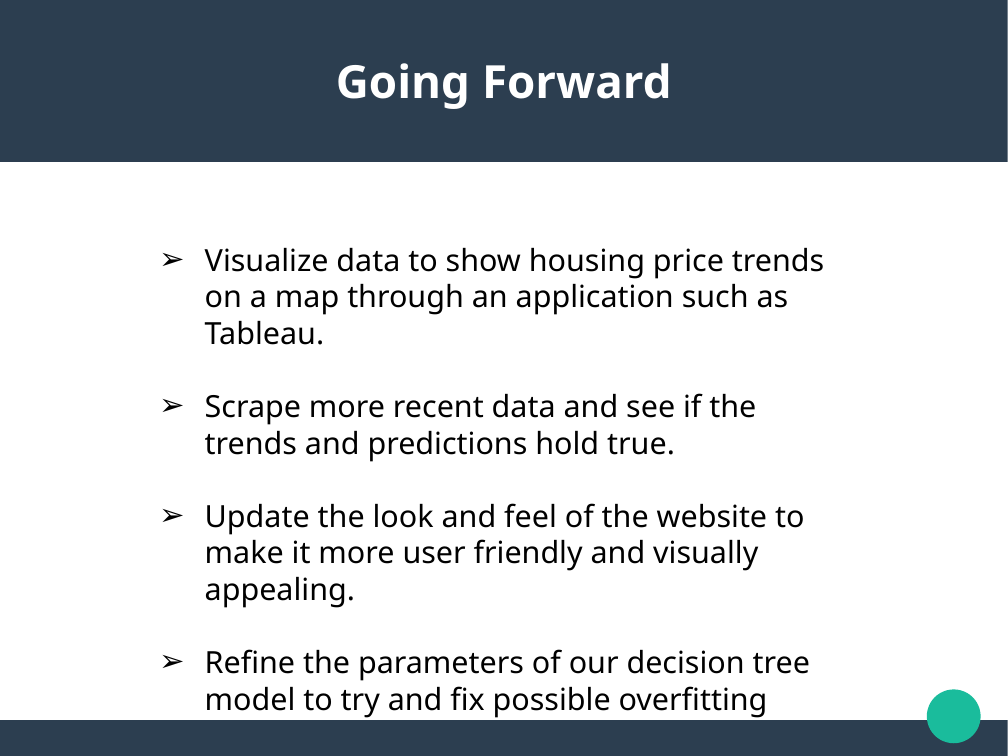
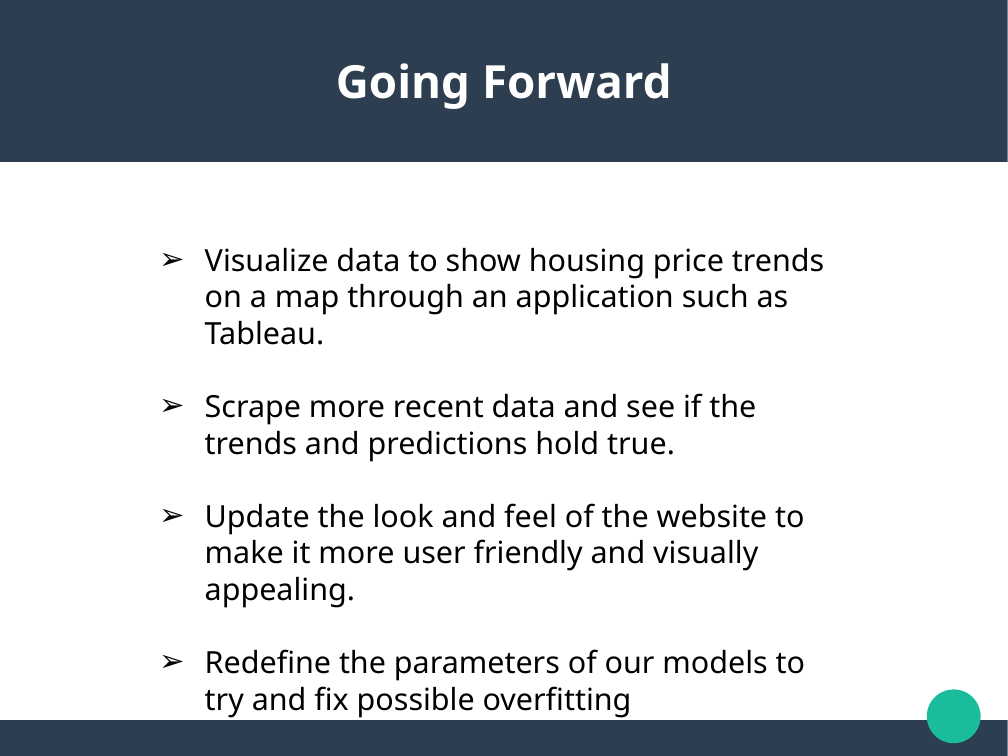
Before and after one commit to yawavi92/ML-Housing_price_predection, a slide deck: slide 15 of Resources/housing_price_prediction.pptx. Drawn at 1008x756 pixels with LibreOffice and Linux fonts; fonts in the diff are those of the drawing. Boxes give left, top, right and bottom in pixels: in the first picture for what was removed or moved away, otherwise in the second. Text is boxed around its words. In the diff, an @@ line names an element or a change of style, - is before the commit and + after.

Commit message:
Modified README and powerpoint files

```diff
--- a/Resources/housing_price_prediction.pptx
+++ b/Resources/housing_price_prediction.pptx
@@ text at (205,649,805,718): text changed @@
-➢ Refine the parameters of our decision tree model to try and fix possible overfitting
+➢ Redefine the parameters of our models to try and fix possible overfitting
```
Also in this commit, not shown: 1 other file.
